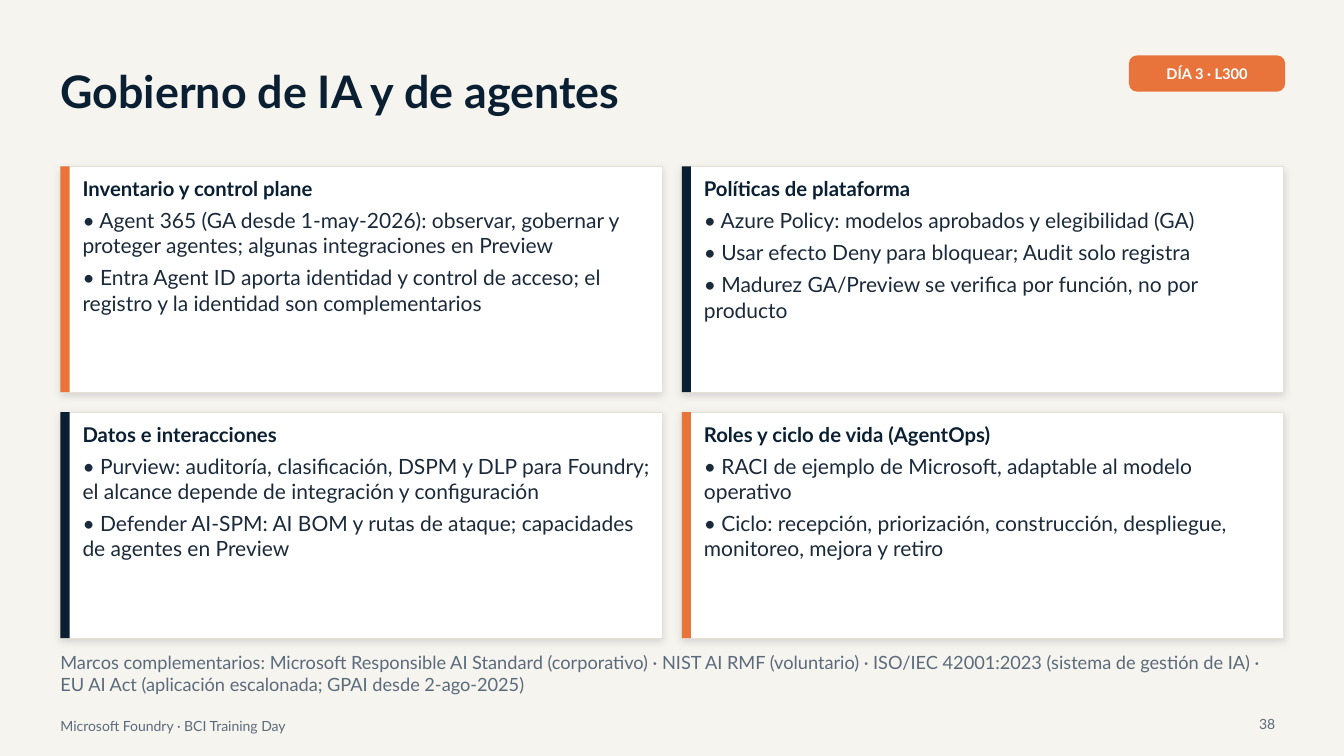
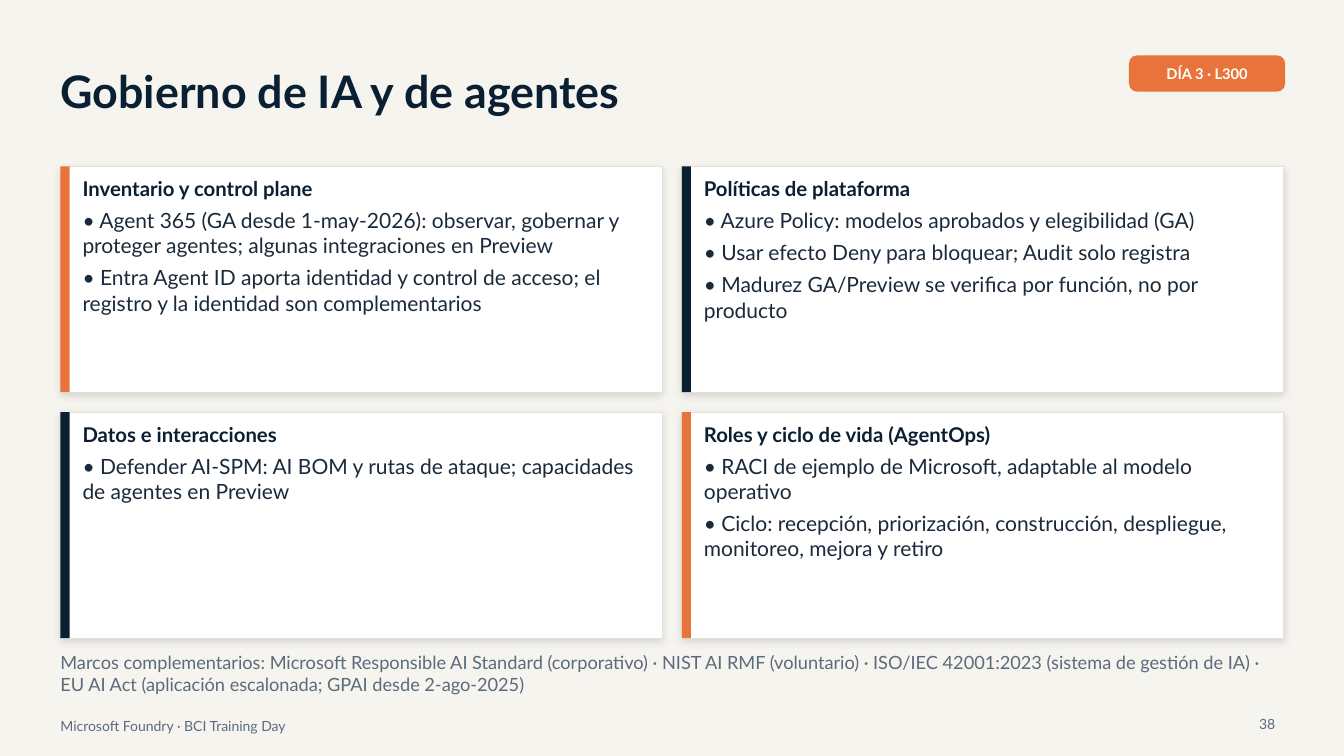
Before and after one commit to valegrajales/bci_workshop, a slide deck: slide 38 of presentaciones/BCI_Foundry_Dia3_L300_Produccion_Gobierno.pptx. Drawn at 1344x756 pixels with LibreOffice and Linux fonts; fonts in the diff are those of the drawing. Boxes give left, top, right and bottom in pixels: in the first picture for what was removed or moved away, otherwise in the second. Text is boxed around its words. In the diff, an @@ line names an element or a change of style, - is before the commit and + after.

```diff
--- a/presentaciones/BCI_Foundry_Dia3_L300_Produccion_Gobierno.pptx
+++ b/presentaciones/BCI_Foundry_Dia3_L300_Produccion_Gobierno.pptx
@@ text at (83,458,650,503): paragraph removed @@
-• Purview: auditoría, clasificación, DSPM y DLP para Foundry; el alcance depende de integración y configuración
```
Also in this commit, not shown: 2 other slides changed.
